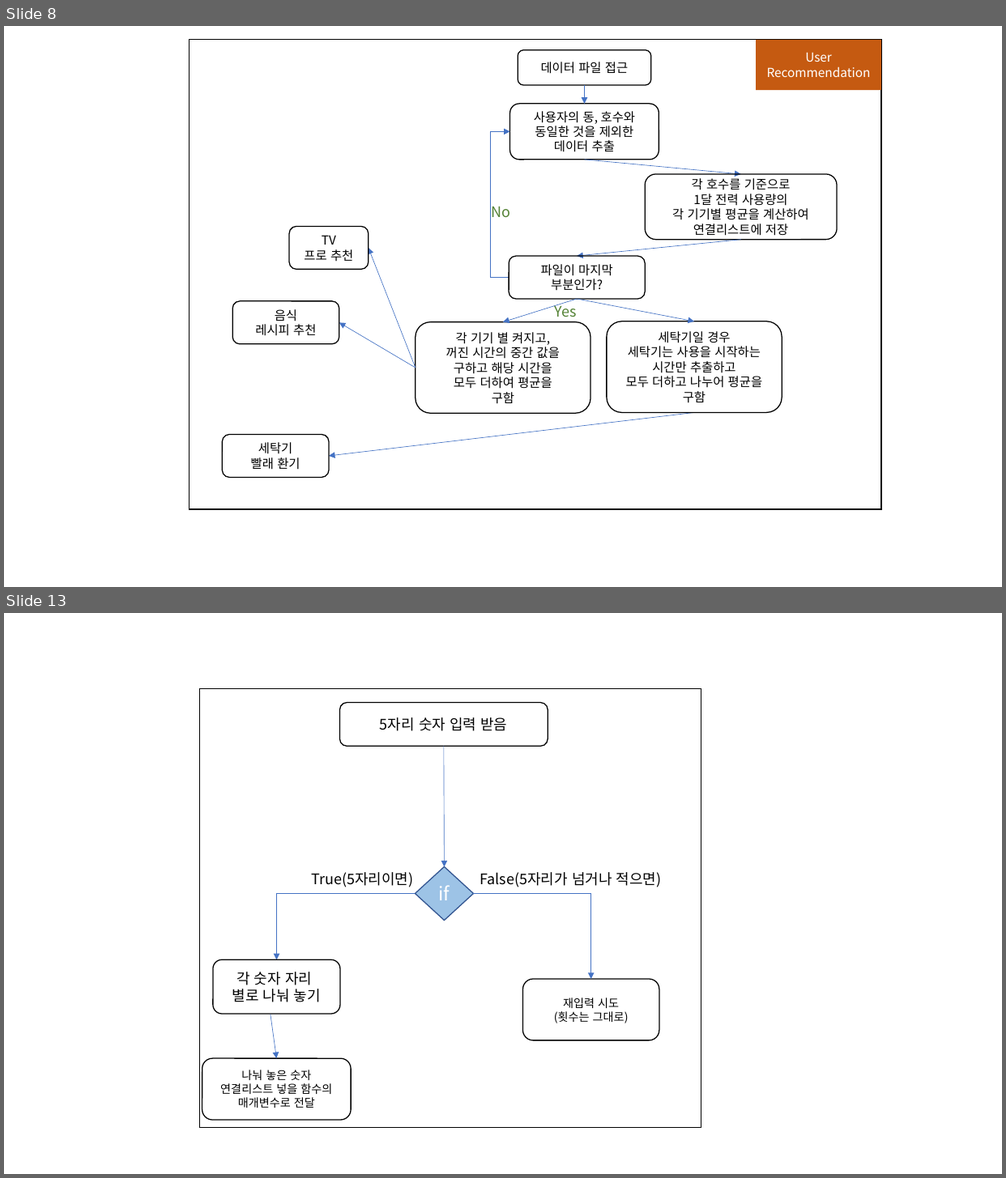
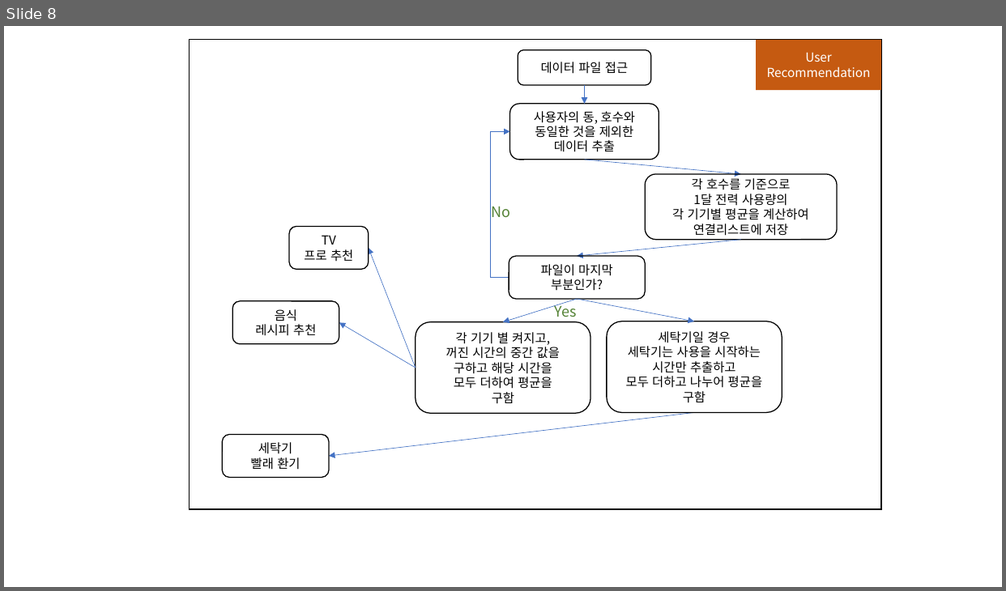
Before and after one commit to skywings-kor/SMU-CODE, a slide deck: 2022년-1학기/2022년-1C(PBL)자료/자율프로젝트(스마트홈-Data Analyze)/IOT_DataAnalyze_상세개발사항.pptx. Shown one above the other, each under a label of ours: slides 8 and 13 before the commit, slide 8 after it; the slides between them are not shown. The pictures are 1006x1178 and 1006x591 pixels, drawn with LibreOffice and Linux fonts; fonts in the diff are those of the drawing. Boxes give left, top, right and bottom in pixels: in the first picture for what was removed or moved away, otherwise in the second. Text is boxed around its words. In the diff, an @@ line names an element or a change of style, - is before the commit and + after.

```diff
--- a/2022년-1학기/2022년-1C(PBL)자료/자율프로젝트(스마트홈-Data Analyze)/IOT_DataAnalyze_상세개발사항.pptx
+++ b/2022년-1학기/2022년-1C(PBL)자료/자율프로젝트(스마트홈-Data Analyze)/IOT_DataAnalyze_상세개발사항.pptx
@@ slide 13 removed at box(4, 613, 1002, 1174), background #FFFFFF @@
@@ rectangle removed at box(199, 688, 701, 1128) @@
@@ rounded rectangle removed at box(340, 703, 548, 747) @@
-5자리 숫자 입력 받음
@@ arrow removed from (444, 747) to (444, 867) @@
@@ text removed at box(311, 872, 413, 888) @@
-True(5자리이면)
@@ diamond removed at box(415, 867, 473, 921) @@
-if
@@ text removed at box(479, 872, 662, 888) @@
-False(5자리가 넘거나 적으면)
@@ elbow arrow removed from (415, 894) to (276, 960) @@
@@ elbow arrow removed from (473, 894) to (591, 979) @@
@@ rounded rectangle removed at box(213, 960, 340, 1014) @@
-각 숫자 자리
-별로 나눠 놓기
@@ rounded rectangle removed at box(522, 979, 659, 1041) @@
-재입력 시도
-(횟수는 그대로)
@@ arrow removed from (270, 1015) to (276, 1059) @@
@@ rounded rectangle removed at box(202, 1059, 351, 1120) @@
-나눠 놓은 숫자
-연결리스트 넣을 함수의
-매개변수로 전달
```
Also in this commit, not shown: 1 slide added, 7 other slides removed, 7 other files.
